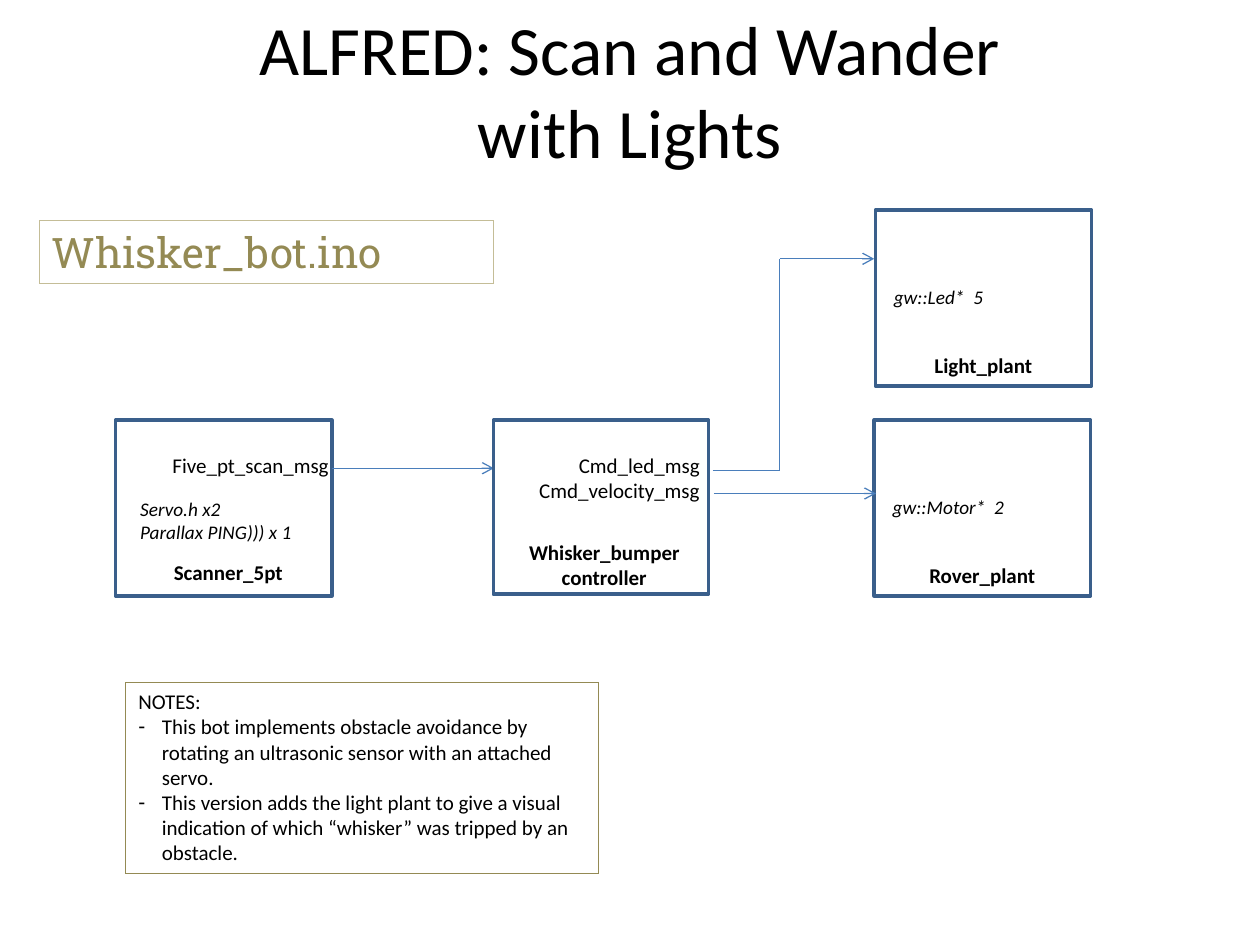
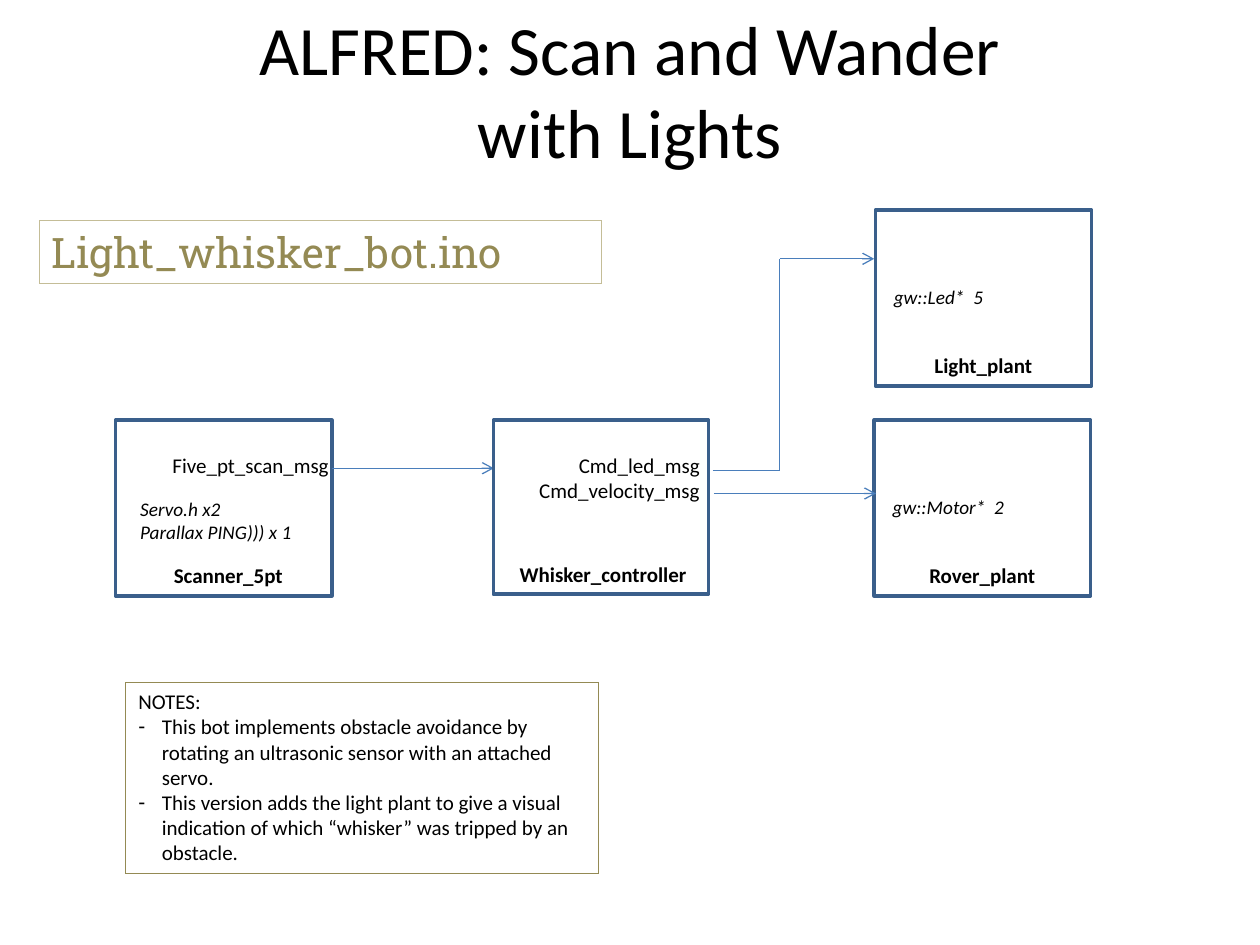
Before and after one commit to zacsketches/Alfred, a slide deck: slide 4 of System_diagrams.pptx. Drawn at 1260x945 pixels with LibreOffice and Linux fonts; fonts in the diff are those of the drawing. Boxes give left, top, right and bottom in pixels: in the first picture for what was removed or moved away, otherwise in the second. Text is boxed around its words. In the diff, an @@ line names an element or a change of style, - is before the commit and + after.

```diff
--- a/System_diagrams.pptx
+++ b/System_diagrams.pptx
@@ rectangle "Light_whisker_bot.ino": place and size @@
-rectangle "Light_whisker_bot.ino" at <box>39,220,494,284</box>
+rectangle "Light_whisker_bot.ino" at <box>39,220,601,284</box>
@@ text in rectangle at <box>52,236,502,277</box>: text changed @@
-Whisker_bot.ino
+Light_whisker_bot.ino
@@ text at <box>520,567,687,585</box>: text changed @@
-Whisker_bumpercontroller
+Whisker_controller
```
Also in this commit, not shown: 1 slide added.
